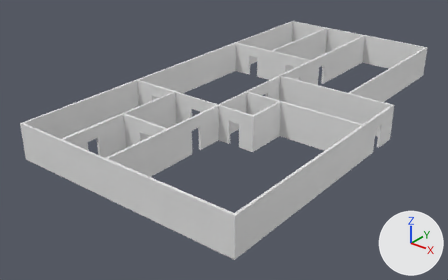
The OBJ model models/Walls_ext_rotated.obj: old version first, new version second.
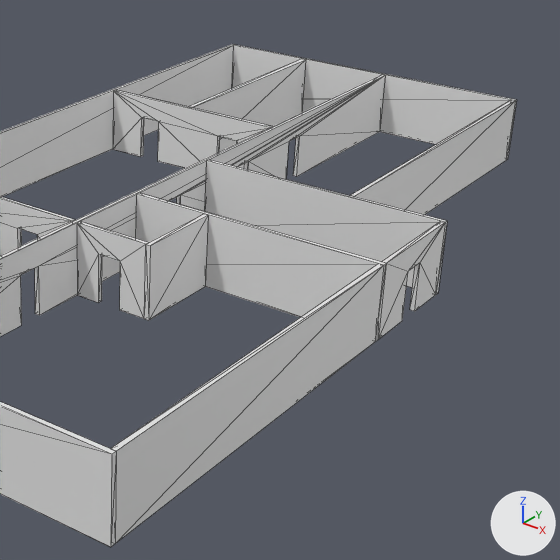
Old and new are each drawn whole from a 50 mm camera at (17.8, -23.2, 21.9) aimed at (-12.4, 14.5, -1.5) and again close up on the part from 41% to 100% of the width and 0% to 95% of the height. The lights are fixed; the arrows at lower right show +X, +Y and +Z. The last two pictures show the newer version. The close-ups show mesh edges as thin lines. Where no turn or scale is listed for an object, it has been applied to the vertices. Vertices at exactly the same position are counted once.

The first close-up shows 'Solid_16'.
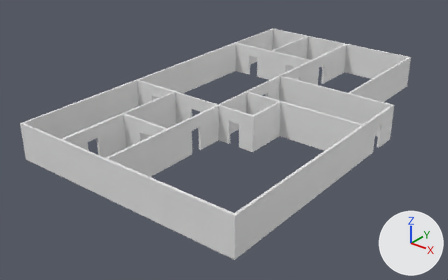
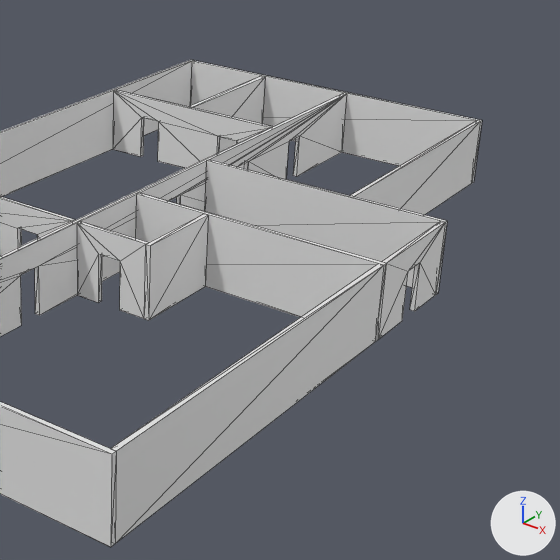
Patch to the scene script:
```diff
--- a/models/Walls_ext_rotated.obj.py
+++ b/models/Walls_ext_rotated.obj.py
@@ me_solid_16 @@
 # used by ob_solid_16; location = (0.0, 0.0, 0.0)
-me_solid_16.from_pydata(...)  # 208 vertices, 384 faces; spans x -20.0..0.0, y 0.0..36.6, z 0.0..3.0
+me_solid_16.from_pydata(...)  # 208 vertices, 384 faces; spans x -20.0..0.0, y 0.0..32.6, z 0.0..3.0
+# me_solid_16 part 1: all 20 vertices in x -20.0..-3.9, y 36.4..36.6, z 0.0..3.0 are moved by (0.0, -4.0, 0.0)
```

Changed parts and their boxes [x1, y1, x2, y2] in the close-ups (560 x 560 px; the box of a moved part takes in the faces that stretch with it):
'Solid_16', reshaped: before [0, 44, 517, 547]; after [0, 60, 482, 547]
part 1 of me_solid_16, moved or reshaped: before [0, 44, 517, 280]; after [0, 60, 482, 280]
